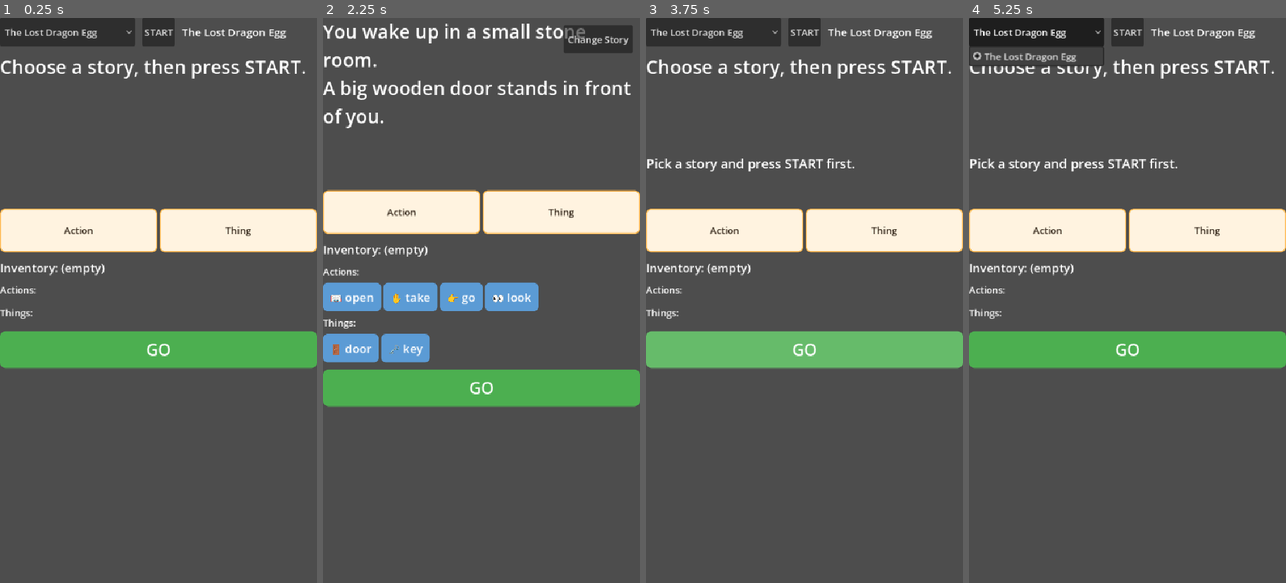
Above: before the commit, frames 1-4 (left to right).
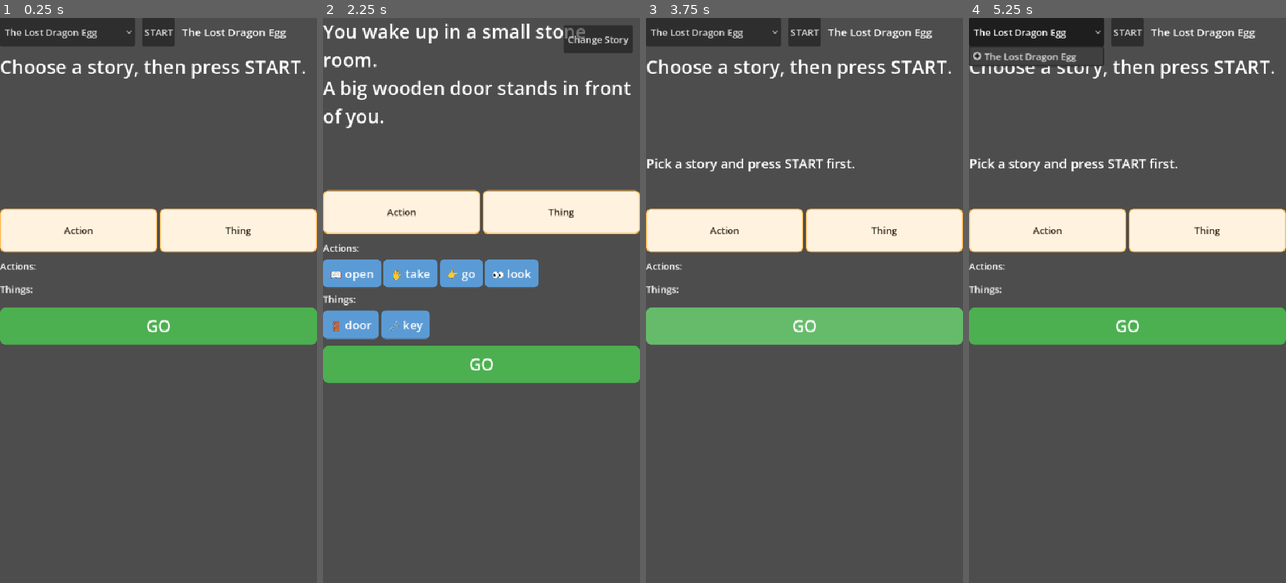
Above: after the commit, the same moments.

Repository: DlaregY/kid-text-adventure
Game: Godot game, scene res://Game.tscn
Same seed, same stepped clock (60 frames per second), same inputs: the game is played once before the commit and once after it.
Inputs:
- Up to frame 1 (0.25 s): no input
- Up to frame 2 (2.25 s): click "START" at 0.5 s; click "Change Story" at 1.25 s; click "START" at 2 s
- Up to frame 3 (3.75 s): click "Change Story" at 2.75 s; click "GO" at 3.5 s
- Up to frame 4 (5.25 s): click "GO" at 4.25 s; click "The Lost Dragon Egg" at 5 s

The runs differ from the first frame. In frame 1, 9.0% of the frame differs, in the area x 0-100%, y 43-63%; in frame 2, 16%, in the area x 0-100%, y 40-69%; in frame 3, 9.0%; in frame 4, 9.0%.

Commit message:
Add inventory as draggable gold tiles and update docs
Inventory items now appear as gold/amber draggable tiles in their own
tray section instead of plain text. Items in inventory are moved from
the Things tray to the Inventory tray, and carried items from other
scenes are also shown. Tile.gd gains a tile_color property so drag
previews match each tile's visual style. README and CLAUDE.md updated
to reflect current architecture (story picker, 2-3 token commands,
categorized trays, emoji rendering, inventory tiles).

Co-Authored-By: Claude Opus 4.6 <noreply@anthropic.com>

Diff:
--- a/Game.tscn
+++ b/Game.tscn
@@ -161,13 +161,20 @@
 horizontal_alignment = 1
 vertical_alignment = 1
 
-[node name="InventoryText" type="Label" parent="ScrollContainer/Layout" unique_id=54929718]
-layout_mode = 2
-theme_override_font_sizes/font_size = 20
-
 [node name="TileSection" type="VBoxContainer" parent="ScrollContainer/Layout"]
 layout_mode = 2
 theme_override_constants/separation = 8
+
+[node name="InventoryLabel" type="Label" parent="ScrollContainer/Layout/TileSection"]
+visible = false
+layout_mode = 2
+theme_override_font_sizes/font_size = 16
+text = "Inventory:"
+
+[node name="InventoryTray" type="FlowContainer" parent="ScrollContainer/Layout/TileSection"]
+visible = false
+layout_mode = 2
+theme_override_constants/v_separation = 10
 
 [node name="ActionsLabel" type="Label" parent="ScrollContainer/Layout/TileSection"]
 layout_mode = 2
--- a/project.godot
+++ b/project.godot
@@ -15,18 +15,18 @@
 config/features=PackedStringArray("4.6", "Forward Plus")
 config/icon="res://icon.svg"
 
-[physics]
-
-3d/physics_engine="Jolt Physics"
-
 [display]
 
 window/size/viewport_width=540
 window/size/viewport_height=960
 window/stretch/mode="canvas_items"
-window/stretch/aspect="keep"
 window/handheld/orientation=1
+
+[physics]
+
+3d/physics_engine="Jolt Physics"
 
 [rendering]
 
 rendering_device/driver.windows="d3d12"
+textures/vram_compression/import_etc2_astc=true
--- a/scripts/Game.gd
+++ b/scripts/Game.gd
@@ -31,7 +31,8 @@
 @onready var slot1: PanelContainer = $ScrollContainer/Layout/CommandBar/Slot1
 @onready var slot2: PanelContainer = $ScrollContainer/Layout/CommandBar/Slot2
 @onready var slot3: PanelContainer = $ScrollContainer/Layout/CommandBar/Slot3
-@onready var inventory_text: Label = $ScrollContainer/Layout/InventoryText
+@onready var inventory_label: Label = $ScrollContainer/Layout/TileSection/InventoryLabel
+@onready var inventory_tray: FlowContainer = $ScrollContainer/Layout/TileSection/InventoryTray
 
 var story = {}
 var scenes = {}
@@ -165,10 +166,9 @@
 	menu_button.visible = false
 	story_text.text = "Choose a story, then press START."
 	feedback_text.text = ""
-	for child in action_tray.get_children():
-		child.queue_free()
-	for child in thing_tray.get_children():
-		child.queue_free()
+	for tray in [action_tray, thing_tray, inventory_tray]:
+		for child in tray.get_children():
+			child.queue_free()
 	slot1.clear()
 	slot2.clear()
 	slot3.clear()
@@ -220,32 +220,56 @@
 	slot3.clear()
 	slot3.visible = _scene_has_3word_commands(scene)
 
-	# tiles — split into actions vs things
-	for child in action_tray.get_children():
-		child.queue_free()
-	for child in thing_tray.get_children():
-		child.queue_free()
+	# tiles — split into actions, things, and inventory
+	for tray in [action_tray, thing_tray, inventory_tray]:
+		for child in tray.get_children():
+			child.queue_free()
 
 	var tiles: Array = scene.get("tiles", [])
 	for t in tiles:
-		var tile = TILE_SCENE.instantiate()
-		tile.token = str(t)
-		var icon: String = EMOJI.get(str(t), "")
-		tile.text = (icon + " " + str(t)) if icon != "" else str(t)
-		if str(t) in ACTION_TOKENS:
-			action_tray.add_child(tile)
+		var token_str: String = str(t)
+		if token_str in ACTION_TOKENS:
+			action_tray.add_child(_make_tile(token_str))
+		elif inventory.has(token_str):
+			inventory_tray.add_child(_make_tile(token_str, Color(0.85, 0.65, 0.13)))
 		else:
-			thing_tray.add_child(tile)
+			thing_tray.add_child(_make_tile(token_str))
+
+	# Add inventory items not in this scene's tile list
+	for item in inventory.keys():
+		var item_str: String = str(item)
+		if item_str not in tiles:
+			inventory_tray.add_child(_make_tile(item_str, Color(0.85, 0.65, 0.13)))
 
 	_update_inventory_ui()
 
 func _update_inventory_ui() -> void:
-	var items := inventory.keys()
-	items.sort()
-	if items.size() == 0:
-		inventory_text.text = "Inventory: (empty)"
-	else:
-		inventory_text.text = "Inventory: " + ", ".join(items)
+	var has_items: bool = inventory_tray.get_child_count() > 0
+	inventory_label.visible = has_items
+	inventory_tray.visible = has_items
+
+func _make_tile(token_str: String, color: Color = Color(0.357, 0.608, 0.835)) -> Button:
+	var tile = TILE_SCENE.instantiate()
+	tile.token = token_str
+	var icon: String = EMOJI.get(token_str, "")
+	tile.text = (icon + " " + token_str) if icon != "" else token_str
+	if color != Color(0.357, 0.608, 0.835):
+		tile.tile_color = color
+		var normal := StyleBoxFlat.new()
+		normal.bg_color = color
+		normal.set_corner_radius_all(8)
+		normal.content_margin_left = 12
+		normal.content_margin_right = 12
+		normal.content_margin_top = 8
+		normal.content_margin_bottom = 8
+		var hover := normal.duplicate()
+		hover.bg_color = Color(0.92, 0.75, 0.25)
+		var pressed := normal.duplicate()
+		pressed.bg_color = Color(0.70, 0.53, 0.10)
+		tile.add_theme_stylebox_override("normal", normal)
+		tile.add_theme_stylebox_override("hover", hover)
+		tile.add_theme_stylebox_override("pressed", pressed)
+	return tile
 
 func _on_go_pressed() -> void:
 	if not has_active_story:
@@ -298,14 +322,15 @@
 		feedback_text.text = response
 
 		_apply_effects(rule.get("effects", {}))
-		_update_inventory_ui()
 
 		if rule.has("next"):
 			current_scene_id = str(rule["next"])
 			_render_scene()
 			return true
 		else:
-			# stay in same scene, keeping Slot1 (verb) for fast retries
+			# stay in same scene — re-render tiles so inventory moves between trays
+			_render_scene()
+			feedback_text.text = response
 			return false
 
 	# No match
--- a/scripts/Tile.gd
+++ b/scripts/Tile.gd
@@ -2,6 +2,7 @@
 extends Button
 
 @export var token: String = ""
+var tile_color: Color = Color(0.357, 0.608, 0.835)
 
 func _ready() -> void:
 	# Only set text from token if it wasn't already set by the caller
@@ -12,7 +13,7 @@
 	# Show a styled preview matching tile appearance while dragging
 	var panel := PanelContainer.new()
 	var stylebox := StyleBoxFlat.new()
-	stylebox.bg_color = Color(0.357, 0.608, 0.835, 1)
+	stylebox.bg_color = tile_color
 	stylebox.set_corner_radius_all(8)
 	stylebox.content_margin_left = 12
 	stylebox.content_margin_right = 12
--- a/stories/dragon_egg.json
+++ b/stories/dragon_egg.json
@@ -153,7 +153,7 @@
 
 	"forest": {
 	  "text": ["You step into a sunny forest.", "A little dog sits by an apple tree.", "The dog looks sad and hungry."],
-	  "tiles": ["talk", "give", "look", "go", "dog", "apple", "tree"],
+	  "tiles": ["talk", "give", "look", "go", "dog", "apple", "forest"],
 	  "commands": [
 		{
 		  "pattern": ["talk", "dog"],
@@ -166,18 +166,18 @@
 		  "effects": { "inventory_add": ["rope"], "flags_set": { "dog_helped": true } }
 		},
 		{
-		  "pattern": ["go", "tree"],
+		  "pattern": ["go", "forest"],
 		  "requirements": { "flags_true": ["dog_talked", "dog_helped"] },
-		  "response": "The dog waves goodbye! You follow the path deeper.",
+		  "response": "The dog waves goodbye! You follow the path deeper into the forest.",
 		  "next": "tree"
 		},
 		{
-		  "pattern": ["go", "tree"],
+		  "pattern": ["go", "forest"],
 		  "requirements": { "flags_true": ["dog_talked"] },
 		  "response": "The dog looks hungry. Maybe give it something to eat?"
 		},
 		{
-		  "pattern": ["go", "tree"],
+		  "pattern": ["go", "forest"],
 		  "response": "The dog whimpers and blocks the path. Maybe talk to it?"
 		},
 		{
@@ -189,8 +189,8 @@
 		  "response": "A bright red apple on the ground. The dog keeps looking at it."
 		},
 		{
-		  "pattern": ["look", "tree"],
-		  "response": "A tall apple tree. A path leads deeper into the forest."
+		  "pattern": ["look", "forest"],
+		  "response": "A winding path leads deeper into the forest. Who knows what is out there?"
 		},
 		{
 		  "pattern": ["give", "dog"],
@@ -201,8 +201,8 @@
 		  "response": "The apple says nothing. It is an apple!"
 		},
 		{
-		  "pattern": ["talk", "tree"],
-		  "response": "The tree rustles its leaves but does not answer."
+		  "pattern": ["talk", "forest"],
+		  "response": "You shout into the forest. Only your echo answers."
 		},
 		{
 		  "pattern": ["go", "dog"],
@@ -310,6 +310,11 @@
 		},
 		{
 		  "pattern": ["look", "bridge"],
+		  "requirements": { "flags_true": ["bridge_fixed"] },
+		  "response": "The rope holds the bridge together. It looks safe to cross!"
+		},
+		{
+		  "pattern": ["look", "bridge"],
 		  "response": "The bridge is broken in the middle. You need something to fix it."
 		},
 		{
@@ -465,10 +470,23 @@
 	},
 
 	"win": {
-	  "text": ["You saved the dragon egg!", "The dragon is your friend now!", "YOU WIN!"],
-	  "tiles": ["look"],
-	  "commands": [],
-	  "default": ["Hooray! What an adventure!", "The dragon waves goodbye!"]
+	  "text": ["YOU DID IT!", "The dragon roars so loud the whole mountain shakes!", "Gold and gems rain down from the ceiling!", "The dragon puts the tiny crown on your head.", "You are the HERO of the land!"],
+	  "tiles": ["look", "talk", "dragon", "treasure"],
+	  "commands": [
+		{
+		  "pattern": ["look", "dragon"],
+		  "response": "The dragon is smiling so big! She nuzzles her glowing egg."
+		},
+		{
+		  "pattern": ["look", "treasure"],
+		  "response": "Gold coins, rubies, emeralds, and a magical crown! All yours!"
+		},
+		{
+		  "pattern": ["talk", "dragon"],
+		  "response": "The dragon says: 'You are the bravest hero ever! Come back and visit!'"
+		}
+	  ],
+	  "default": ["The dragon does a happy dance!", "Gems sparkle everywhere!", "The dragon breathes rainbow fire into the sky!", "You are the greatest hero of all time!"]
 	}
   }
 }
Not shown, changed: CLAUDE.md
Not shown, changed: README.md
